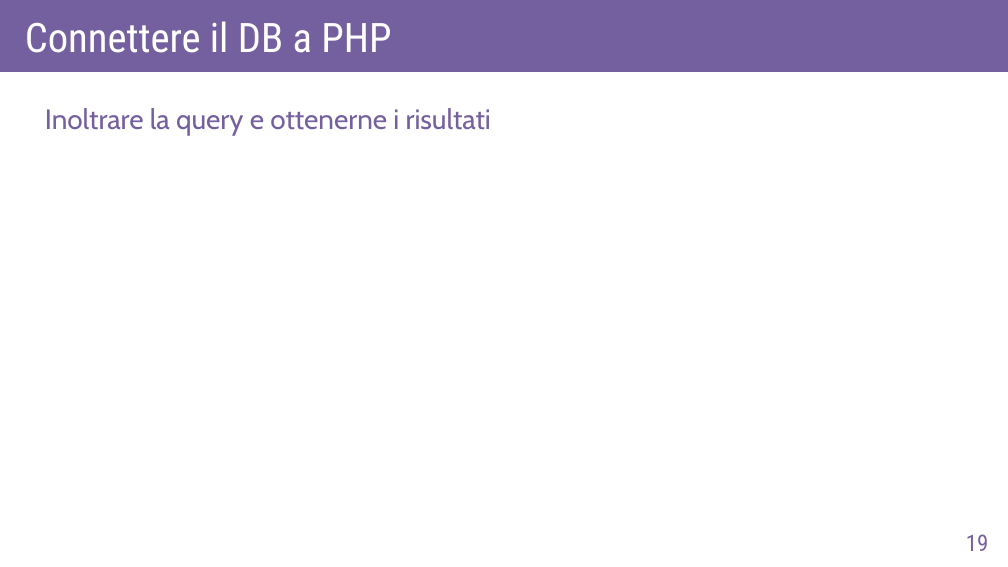
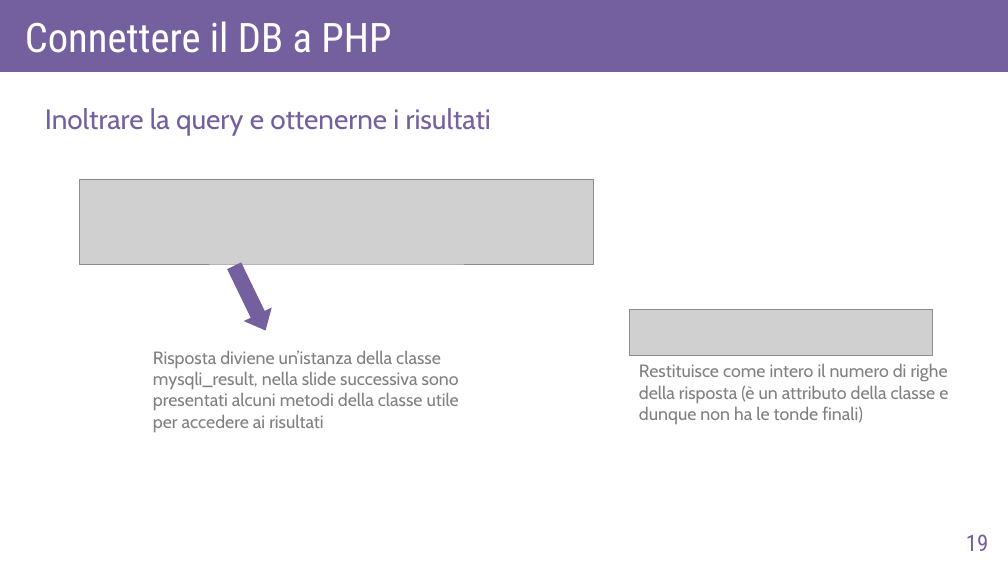
Before and after one commit to AlexF1789/corsoPHP, a slide deck: slide 19 of slide_odp/lez6.odp. Drawn at 1008x567 pixels with LibreOffice and Linux fonts; fonts in the diff are those of the drawing; grey boxes stand for pictures. Boxes give left, top, right and bottom in pixels: in the first picture for what was removed or moved away, otherwise in the second. Text is boxed around its words. In the diff, an @@ line names an element or a change of style, - is before the commit and + after.

```diff
--- a/slide_odp/lez6.odp
+++ b/slide_odp/lez6.odp
@@ picture added at [80,179,595,264] @@
@@ right arrow added at [220,259,280,337], fill #74609E @@
@@ picture added at [630,310,933,356] @@
@@ text added at [153,350,459,432], 14 pt, text #808080 @@
+Risposta diviene un’istanza della classe mysqli_result, nella slide successiva sono presentati alcuni metodi della classe utile per accedere ai risultati
@@ text added at [639,363,948,424], 14 pt, text #808080 @@
+Restituisce come intero il numero di righe della risposta (è un attributo della classe e dunque non ha le tonde finali)
```
Also in this commit, not shown: 9 other slides changed, 5 slides added, 5 other files.
